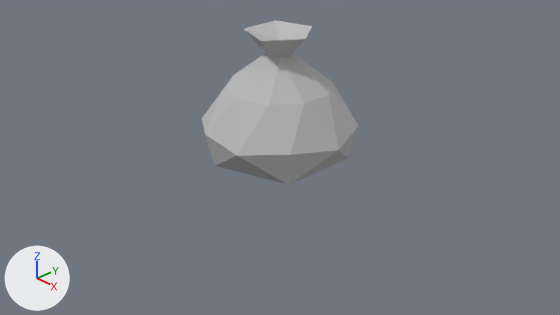
The Blender file assets/models/objects/sandbag/sandbag.blend, before and after one commit.
Before and after are seen from the file's camera 'Camera'. The axes (+X, +Y, +Z) are drawn at lower left. The lights are the same throughout.
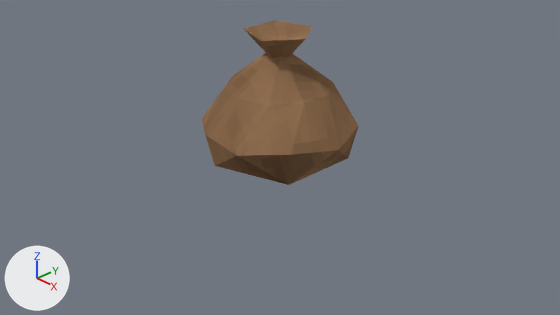
The change in detail:
Picture 'sandbag' (img_sandbag) is new.
In material 'Material.001' (mat_material_001), base_color is no longer (0.5, 0.5, 0.5), grey #bcbcbc.
In material 'Material.001' (mat_material_001), texture is now set to img_sandbag.

Pixel boxes [x1, y1, x2, y2] of what changed, in the pictures (560 x 315 px):
'Icosphere', surface changed (grey to brown)
    both: [202, 20, 358, 185]
